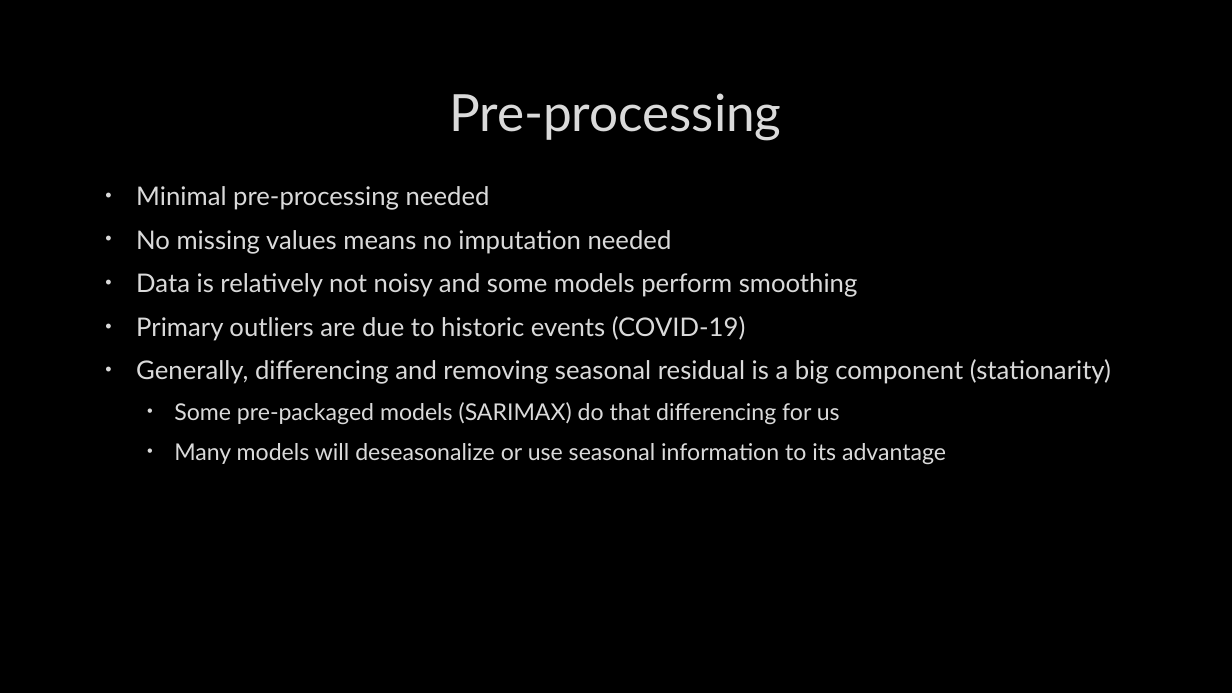
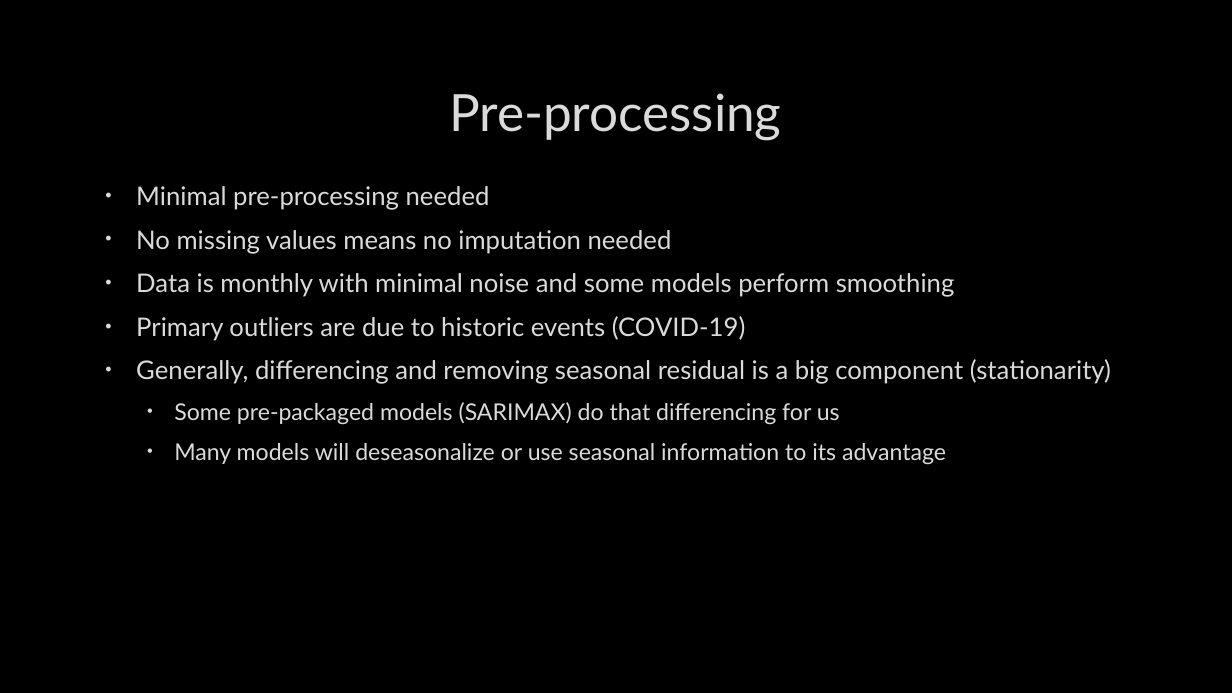
Before and after one commit to lutimoth/Tourism-Forecasting, a slide deck: slide 11 of Proposal and Reports/New Zealand Tourism Presentation_Technical.pptx. Drawn at 1232x693 pixels with LibreOffice and Linux fonts; fonts in the diff are those of the drawing; background and template pictures are left out. Boxes give left, top, right and bottom in pixels: in the first picture for what was removed or moved away, otherwise in the second. Text is boxed around its words. In the diff, an @@ line names an element or a change of style, - is before the commit and + after.

```diff
--- a/Proposal and Reports/New Zealand Tourism Presentation_Technical.pptx
+++ b/Proposal and Reports/New Zealand Tourism Presentation_Technical.pptx
@@ text at bbox=[136, 273, 955, 297]: text changed @@
-• Data is relatively not noisy and some models perform smoothing
+• Data is monthly with minimal noise and some models perform smoothing
```
Also in this commit, not shown: 1 other slide changed.
